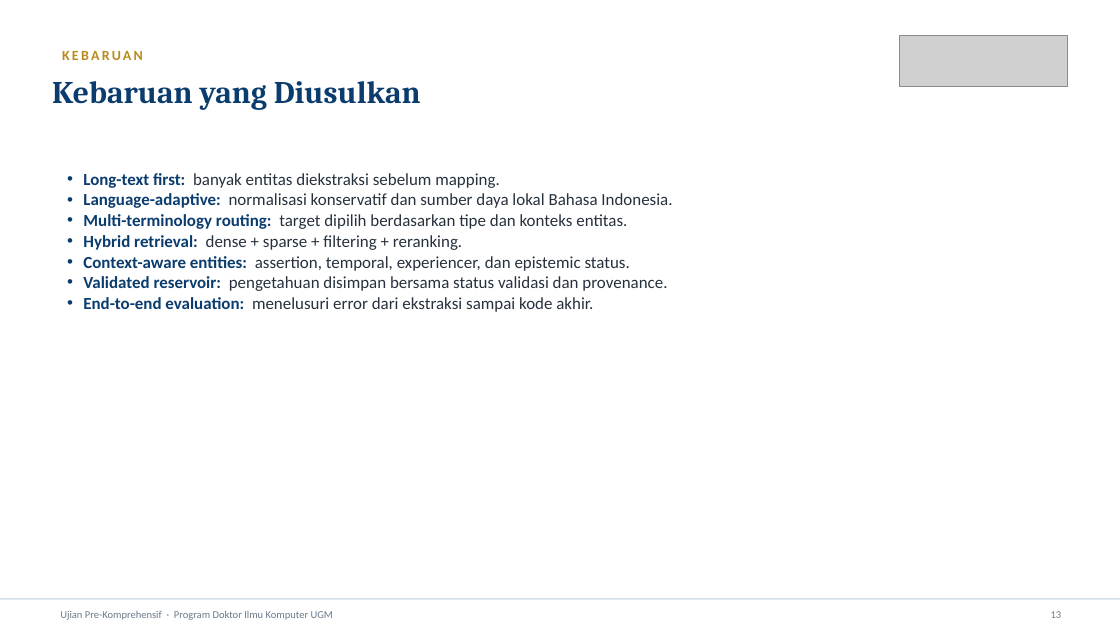
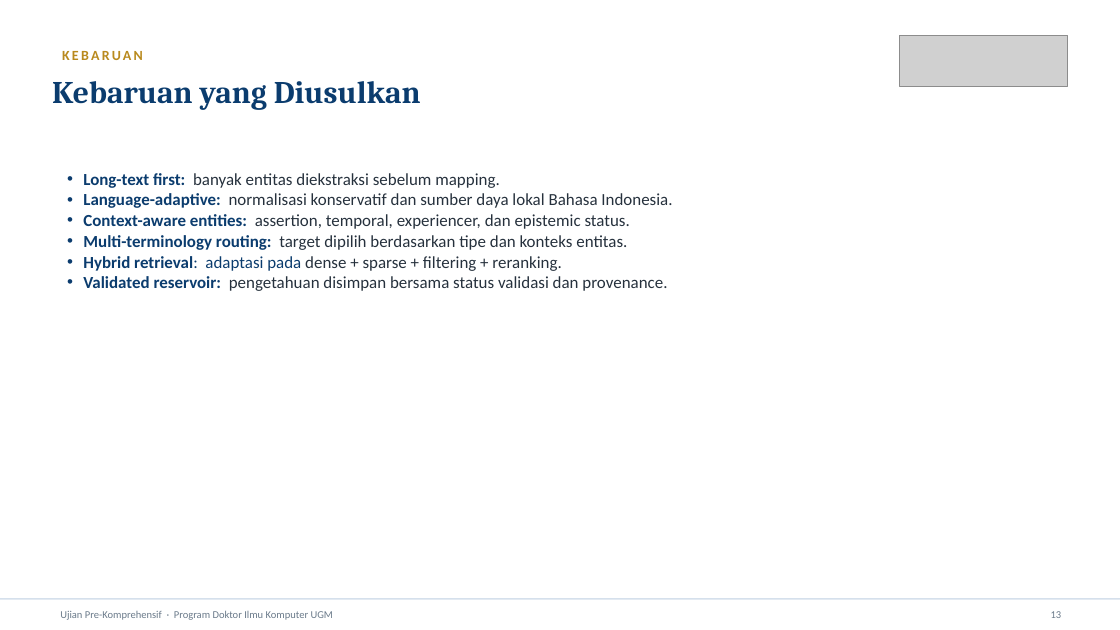
Before and after one commit to InizioBit/cde_mapper, a slide deck: slide 19 of Riset/PRESENTASI_UJIAN_PRE_KOMPREHENSIF_anie.pptx. Drawn at 1120x630 pixels with LibreOffice and Linux fonts; fonts in the diff are those of the drawing; grey boxes stand for pictures. Boxes give left, top, right and bottom in pixels: in the first picture for what was removed or moved away, otherwise in the second. Text is boxed around its words. In the diff, an @@ line names an element or a change of style, - is before the commit and + after.

```diff
--- a/Riset/PRESENTASI_UJIAN_PRE_KOMPREHENSIF_anie.pptx
+++ b/Riset/PRESENTASI_UJIAN_PRE_KOMPREHENSIF_anie.pptx
@@ text at [83, 214, 630, 229]: paragraph added @@
+• Context-aware entities: assertion, temporal, experiencer, dan epistemic status.
@@ text at [83, 256, 561, 271]: text changed @@
-• Hybrid retrieval: dense + sparse + filtering + reranking.
-• Context-aware entities: assertion, temporal, experiencer, dan epistemic status.
+• Hybrid retrieval: adaptasi pada dense + sparse + filtering + reranking.
@@ text at [83, 297, 593, 312]: paragraph removed @@
-• End-to-end evaluation: menelusuri error dari ekstraksi sampai kode akhir.
```
Also in this commit, not shown: 15 other slides changed, 2 slides added, 8 slides removed, 2 other files.
